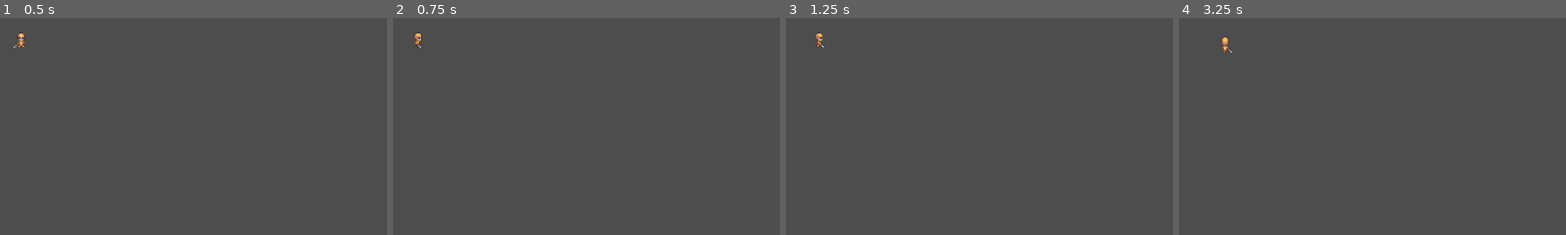
Above: before the commit, frames 1-4 (left to right).
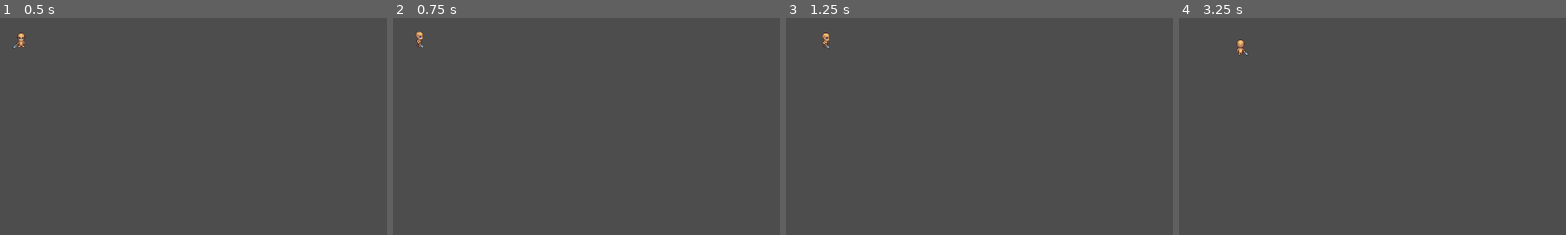
Above: after the commit, the same moments.

Repository: amoxley-developer/monster-survivors
Game: Godot game, scene res://scenes/player.tscn
Two runs of this game, one before a commit and one after it. Both use one fixed random seed, a clock stepped at 60 frames per second and the inputs below. The project has no main scene, so this scene is started directly.
Inputs:
- Up to frame 1 (0.5 s): no input
- Up to frame 2 (0.75 s): tap Enter at 0.5 s; hold Right (ui_right) from 0.53 s (still down)
- Up to frame 3 (1.25 s): keep holding Right (ui_right)
- Up to frame 4 (3.25 s): release Right (ui_right) at 1.28 s; hold Down (ui_down) 1.28-2.03 s; hold Right (ui_right) 2.03-2.78 s; tap Space at 2.75 s; hold Up (ui_up) from 2.78 s (still down)
The pictures show only the part of the screen within x 0-50%, y 0-50%; the shares and areas given below are measured in that part.

Frame 1 is identical in both runs. In frame 2, 0.1% of the frame differs, in the area x 5-8%, y 6-14%; in frame 3, 0.2%; in frame 4, 0.3%, in the area x 10-18%, y 8-18%.

Commit message:
update the variable names for exported variables

Diff:
--- a/scenes/player.tscn
+++ b/scenes/player.tscn
@@ -186,7 +186,7 @@
 }],
 "loop": false,
 "name": &"idle-down",
-"speed": 20.0
+"speed": 10.0
 }, {
 "frames": [{
 "duration": 1.0,
@@ -204,9 +204,9 @@
 "duration": 1.0,
 "texture": SubResource("AtlasTexture_f1ej7")
 }],
-"loop": true,
+"loop": false,
 "name": &"idle-left",
-"speed": 5.0
+"speed": 10.0
 }, {
 "frames": [{
 "duration": 1.0,
@@ -224,9 +224,9 @@
 "duration": 1.0,
 "texture": SubResource("AtlasTexture_4r5pv")
 }],
-"loop": true,
+"loop": false,
 "name": &"idle-right",
-"speed": 5.0
+"speed": 10.0
 }, {
 "frames": [{
 "duration": 1.0,
@@ -234,7 +234,7 @@
 }],
 "loop": false,
 "name": &"idle-up",
-"speed": 20.0
+"speed": 10.0
 }, {
 "frames": [{
 "duration": 1.0,
@@ -257,7 +257,7 @@
 }],
 "loop": true,
 "name": &"walk-down",
-"speed": 5.0
+"speed": 10.0
 }, {
 "frames": [{
 "duration": 1.0,
@@ -280,7 +280,7 @@
 }],
 "loop": true,
 "name": &"walk-left",
-"speed": 5.0
+"speed": 10.0
 }, {
 "frames": [{
 "duration": 1.0,
@@ -303,7 +303,7 @@
 }],
 "loop": true,
 "name": &"walk-right",
-"speed": 5.0
+"speed": 10.0
 }, {
 "frames": [{
 "duration": 1.0,
@@ -326,13 +326,14 @@
 }],
 "loop": true,
 "name": &"walk-up",
-"speed": 5.0
+"speed": 10.0
 }]
 
-[node name="Player" type="CharacterBody2D" node_paths=PackedStringArray("idle_state", "player_animation")]
+[node name="Player" type="CharacterBody2D" node_paths=PackedStringArray("IdleState", "PlayerAnimation")]
 script = ExtResource("1_3vyb7")
-idle_state = NodePath("State/IdleState")
-player_animation = NodePath("PlayerAnimation")
+IdleState = NodePath("State/IdleState")
+PlayerAnimation = NodePath("PlayerAnimation")
+walk_speed = 40
 
 [node name="State" type="Node" parent="."]
 
@@ -347,4 +348,5 @@
 [node name="PlayerAnimation" type="AnimatedSprite2D" parent="."]
 sprite_frames = SubResource("SpriteFrames_ur7pv")
 animation = &"walk-right"
+frame_progress = 0.349329
 centered = false
--- a/scripts/state-machine/Player/IdleState.gd
+++ b/scripts/state-machine/Player/IdleState.gd
@@ -23,8 +23,8 @@
 		idle_animation_timer = idle_animation_length
 
 func set_sprite():
-	player.player_animation.play('idle-' + player.cardinal_direction)
-	player.player_animation.pause()
+	player.PlayerAnimation.play('idle-' + player.cardinal_direction)
+	player.PlayerAnimation.pause()
 
 func play_animation():
-	player.player_animation.play('idle-' + player.cardinal_direction)
+	player.PlayerAnimation.play('idle-' + player.cardinal_direction)
--- a/scripts/state-machine/Player/MovingState.gd
+++ b/scripts/state-machine/Player/MovingState.gd
@@ -1,7 +1,6 @@
 class_name PlayerMovingState
 extends PlayerState
 
-@export var SPEED := 25
 @export var IdleState: PlayerIdleState
 
 func enter_state(player_node: Player):
@@ -17,7 +16,7 @@
 		play_animation()
 
 func handle_movement(direction: Vector2, delta: float):
-	player.velocity = direction * SPEED * delta
+	player.velocity = direction * player.walk_speed * delta
 	# Player direction handled like this so it will assign up or down direction when moving diagonally
 	var player_direction := ''
 	if abs(player.velocity.y) > 0:
@@ -35,4 +34,4 @@
 	player.move_and_collide(player.velocity)
 
 func play_animation():
-	player.player_animation.play('walk-' + player.cardinal_direction)
+	player.PlayerAnimation.play('walk-' + player.cardinal_direction)
--- a/scripts/state-machine/Player/player.gd
+++ b/scripts/state-machine/Player/player.gd
@@ -9,22 +9,23 @@
 	'DOWN': 'down'
 }
 
-@export var idle_state: PlayerIdleState
-@export var player_animation: AnimatedSprite2D
-var current_state: PlayerState
+@export var IdleState: PlayerIdleState
+@export var PlayerAnimation: AnimatedSprite2D
+@export var walk_speed := 25
+var CurrentState: PlayerState
 var cardinal_direction: String = CardinalDirections.get("DOWN")
 
 func _ready():
-	change_state(idle_state)
+	change_state(IdleState)
 
 func change_state(new_state: Node):
-	if current_state:
+	if CurrentState:
 		pass
-	current_state = new_state
-	if current_state:
-		current_state.enter_state(self)
+	CurrentState = new_state
+	if CurrentState:
+		CurrentState.enter_state(self)
 
 func _process(delta: float) -> void:
 	var direction = Input.get_vector('ui_up', 'ui_right', 'ui_down', 'ui_left')
-	if current_state:
-		current_state.handle_process(delta)
+	if CurrentState:
+		CurrentState.handle_process(delta)
